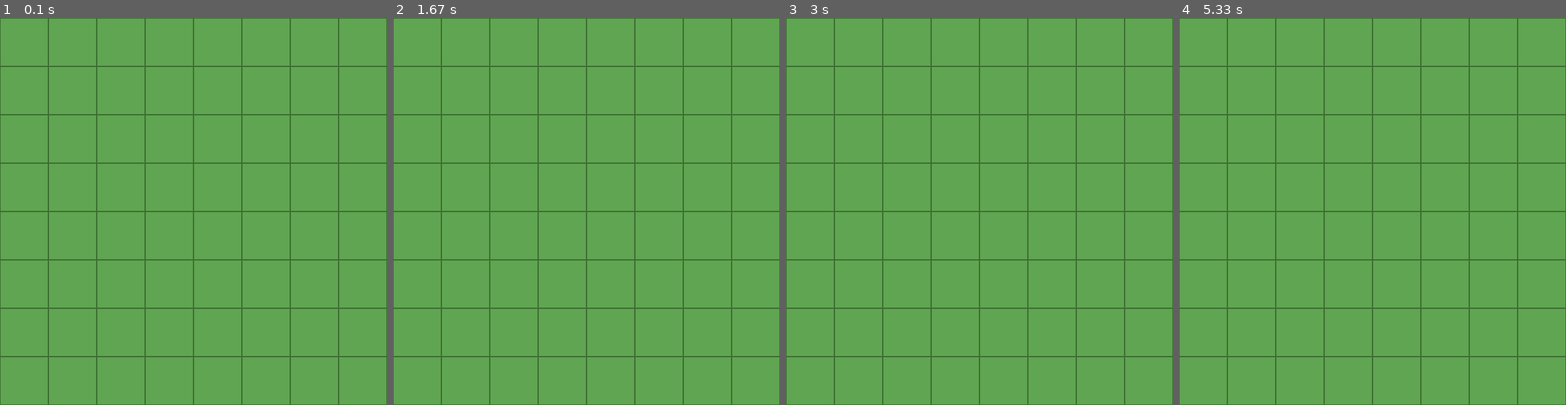
Above: before the commit, frames 1-4 (left to right).
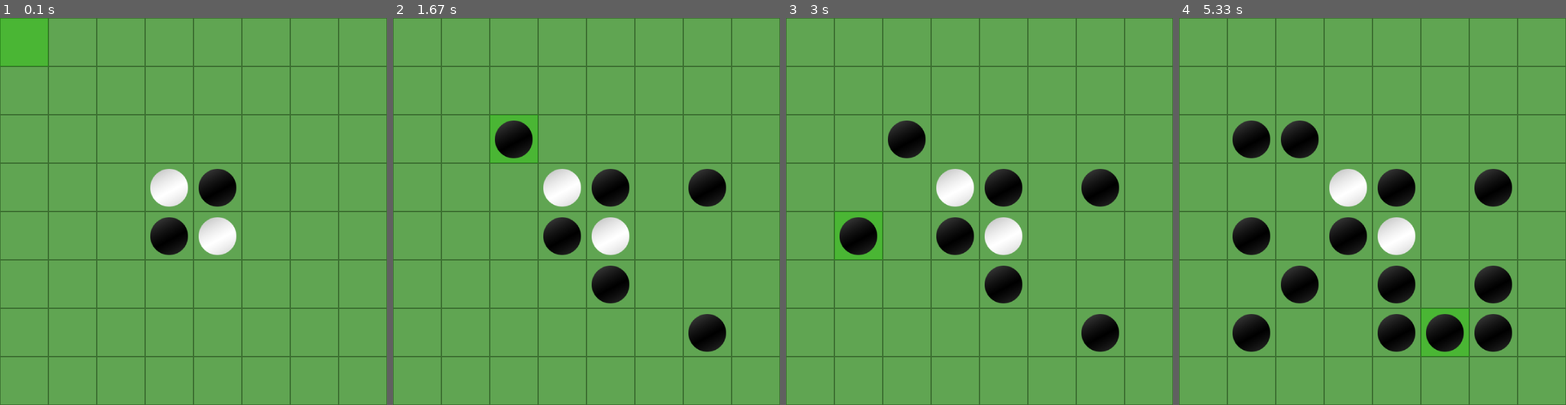
Above: after the commit, the same moments.

Repository: RaghavGohil/reversi-pygame
Game: pygame game, started from main.py
Same seed, same stepped clock (60 frames per second), same inputs: the game is played once before the commit and once after it.
Inputs (mouse positions are in pixels of both pictures, inside the frame that each line leads up to):
- Up to frame 1 (0.1 s): no input
- Up to frame 2 (1.67 s): click (710, 199) at 0.38 s; click (625, 296) at 0.72 s; click (725, 346) at 1.05 s; click (493, 134) at 1.38 s
- Up to frame 3 (3 s): click (979, 257) at 1.72 s; click (925, 130) at 2.05 s; click (1114, 312) at 2.38 s; click (855, 250) at 2.72 s
- Up to frame 4 (5.33 s): click (1260, 137) at 3.05 s; click (1279, 281) at 3.38 s; click (1511, 300) at 3.72 s; click (1256, 354) at 4.05 s; click (1252, 234) at 4.38 s; click (1395, 319) at 4.72 s; click (1442, 339) at 5.05 s

The runs differ from the first frame. In frame 1, 4.6% of the frame differs, in the area x 0-62%, y 0-62%; in frame 2, 6.9%; in frame 3, 7.7%; in frame 4, 12%, in the area x 13-87%, y 26-88%.

Commit message:
added piece placement + cursor

Diff:
--- a/board.py
+++ b/board.py
@@ -1,10 +1,14 @@
+import config
 import pygame
 
 class Board:
     def __init__(self,window:pygame.Surface):
-        self.size = 600*600
-        self.image = pygame.image.load('./assets/images/reversi_board.png')
+
         self.window = window
+        self.image_board = pygame.image.load('./assets/images/reversi_board.png')
+
+    def __render(self)->None:
+        self.window.blit(self.image_board,(0,0))
 
     def update(self)->None:
-        self.window.blit(self.image,(0,0))
+        self.__render()
--- a/config.py
+++ b/config.py
@@ -1,2 +1,5 @@
-title = "Reversi pygame"
+title = "reversi-pygame"
 window_size = (600,600)
+cell_size = 75
+
+black_plays_first = True
--- /dev/null
+++ b/cursor.py
@@ -0,0 +1,30 @@
+import pygame
+import config
+
+class Cursor:
+
+    def __init__(self,window):
+        self.window = window
+        self.pos = (0,0)
+        self.cursor_image = pygame.image.load('./assets/images/reversi_cursor.png')
+
+        self.my_chance = config.black_plays_first
+
+    def __render(self,mouse_pos)->None:
+        self.pos = (int(mouse_pos[0]/75)*75,(int(mouse_pos[1]/75)*75))
+        self.window.blit(self.cursor_image,self.pos)
+
+    def __place_piece(self,events,mouse_pos,pieces):
+        x = int(mouse_pos[0]/75)
+        y = int(mouse_pos[1]/75)
+        for e in events:
+            if e.type == pygame.MOUSEBUTTONDOWN:
+                if pieces.pieces[y][x] == 0:
+                    if self.my_chance:
+                        pieces.pieces[y][x] = 1
+                    else:
+                        pieces.pieces[y][x] = 2
+
+    def update(self,events,mouse_pos,pieces)->None:
+        self.__render(mouse_pos)
+        self.__place_piece(events,mouse_pos,pieces)
--- a/main.py
+++ b/main.py
@@ -2,6 +2,8 @@
 
 import config
 from board import Board
+from pieces import Pieces
+from cursor import Cursor
 
 def main():
 
@@ -12,11 +14,14 @@
 
     #game objects
     board = Board(window)
+    cursor = Cursor(window)
+    pieces = Pieces(window)
 
     #game loop
     while True:
 
         events = pygame.event.get()
+        mouse_pos = pygame.mouse.get_pos()
 
         for e in events:
             if e.type == pygame.QUIT:
@@ -25,6 +30,8 @@
 
         #draw
         board.update()
+        cursor.update(events,mouse_pos,pieces)
+        pieces.update()
         #update
         pygame.display.flip()
 
--- /dev/null
+++ b/pieces.py
@@ -0,0 +1,30 @@
+import config
+import pygame
+
+class Pieces:
+    def __init__(self,window:pygame.Surface):
+
+        self.window = window
+
+        self.image_black_piece = pygame.image.load('./assets/images/reversi_black_piece.png').convert_alpha()
+        self.image_white_piece = pygame.image.load('./assets/images/reversi_white_piece.png').convert_alpha()
+
+        self.pieces = [[0,0,0,0,0,0,0,0],
+                       [0,0,0,0,0,0,0,0],
+                       [0,0,0,0,0,0,0,0],
+                       [0,0,0,2,1,0,0,0],
+                       [0,0,0,1,2,0,0,0],
+                       [0,0,0,0,0,0,0,0],
+                       [0,0,0,0,0,0,0,0],
+                       [0,0,0,0,0,0,0,0]] #free space = 0, black = 1, white = 2
+
+    def __render(self)->None:
+        for y in range(8):
+            for x in range(8):
+                if self.pieces[y][x] == 1:
+                    self.window.blit(self.image_black_piece,(x*config.cell_size,y*config.cell_size))
+                elif self.pieces[y][x] == 2:
+                    self.window.blit(self.image_white_piece,(x*config.cell_size,y*config.cell_size))
+
+    def update(self)->None:
+        self.__render()
Binary file added: assets/images/reversi_cursor.png
